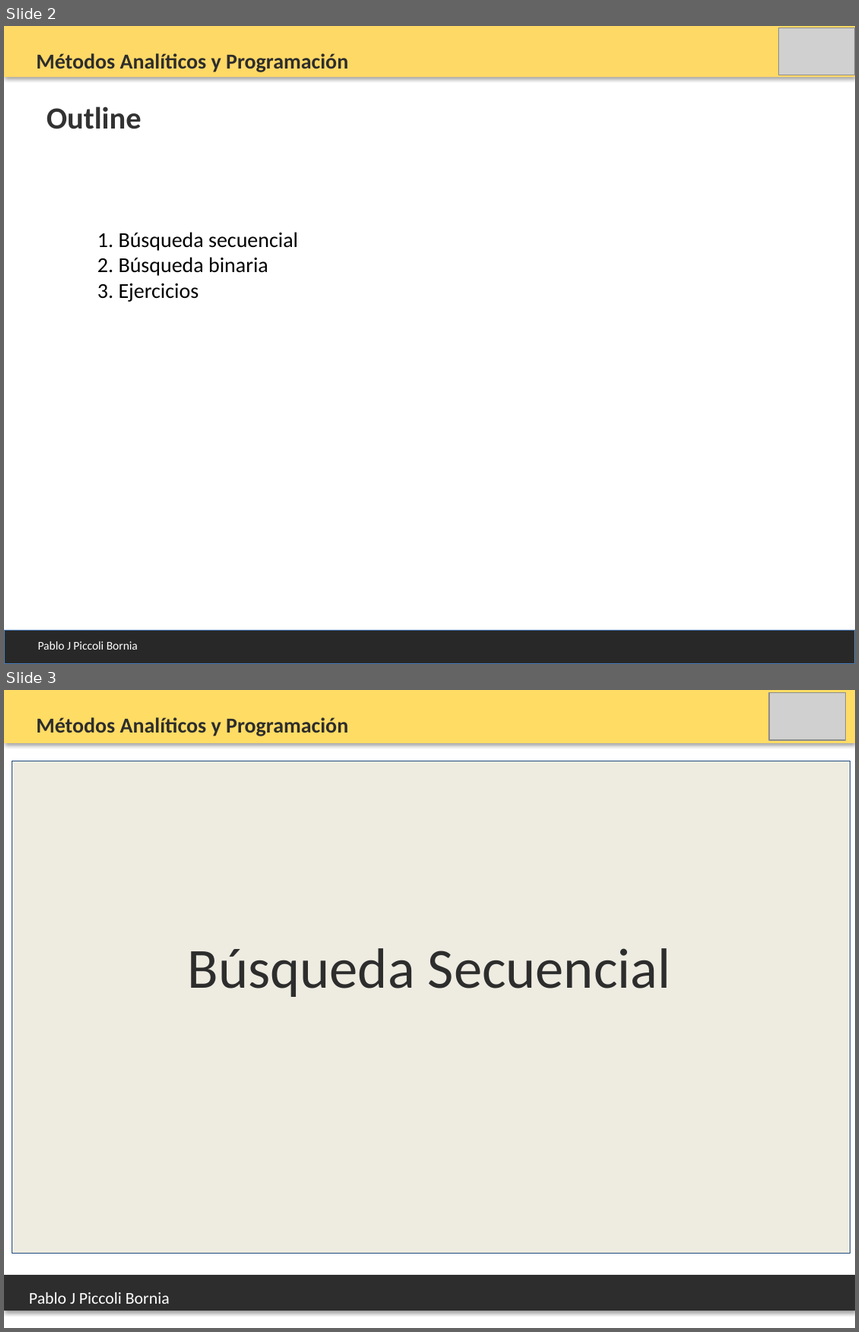
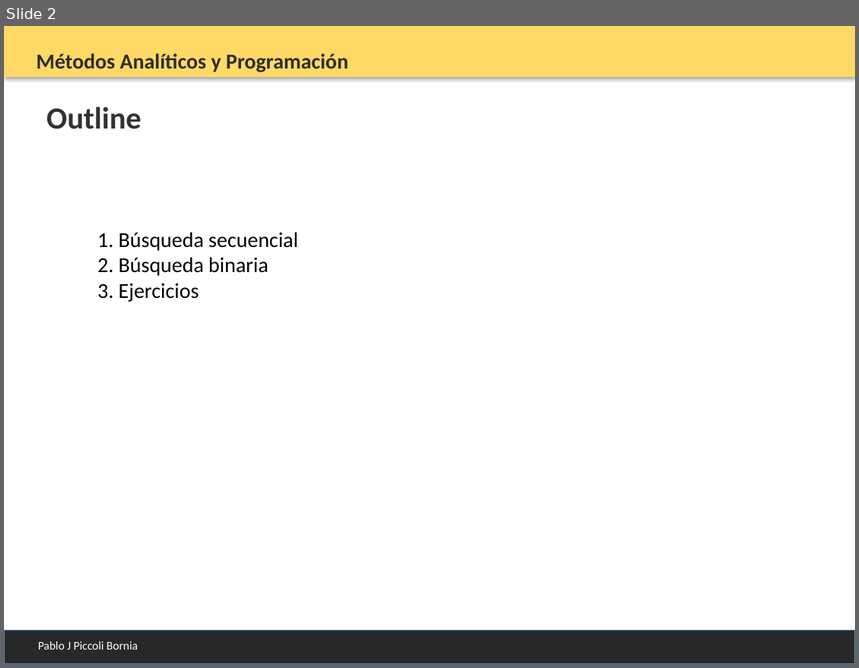
Before and after one commit to PabloPicc/MAyP_2026_1S, a slide deck: clases_teoricas_2026/Clase_9_Algoritmos_Busqueda.pptx. Shown one above the other, each under a label of ours: slides 2 and 3 before the commit, slide 2 after it. The pictures are 859x1332 and 859x668 pixels, drawn with LibreOffice and Linux fonts; fonts in the diff are those of the drawing; grey boxes stand for pictures. Boxes give left, top, right and bottom in pixels: in the first picture for what was removed or moved away, otherwise in the second. Text is boxed around its words. In the diff, an @@ line names an element or a change of style, - is before the commit and + after.

```diff
--- a/clases_teoricas_2026/Clase_9_Algoritmos_Busqueda.pptx
+++ b/clases_teoricas_2026/Clase_9_Algoritmos_Busqueda.pptx
@@ slide 3 removed at bbox=[4, 690, 855, 1328], background #FFFFFF @@
@@ rectangle removed at bbox=[4, 690, 855, 742] @@
@@ picture removed at bbox=[769, 692, 846, 740] @@
@@ text removed at bbox=[36, 717, 348, 736] @@
-Métodos Analíticos y Programación
@@ rectangle removed at bbox=[12, 761, 850, 1253] @@
@@ text removed at bbox=[188, 948, 671, 997] @@
-Búsqueda Secuencial
@@ rectangle removed at bbox=[4, 1276, 855, 1312] @@
@@ text removed at bbox=[29, 1293, 170, 1304] @@
-Pablo J Piccoli Bornia
@@ slide 2 changed as well @@
@@ picture removed at bbox=[778, 28, 855, 75] @@
@@ rectangle at bbox=[4, 630, 855, 664]: outline #4B7EBC 0.75 pt to #4A7DBA 0.75 pt @@
```
Also in this commit, not shown: 10 other slides changed, 2 slides added, 2 other slides removed, 10 other files.
